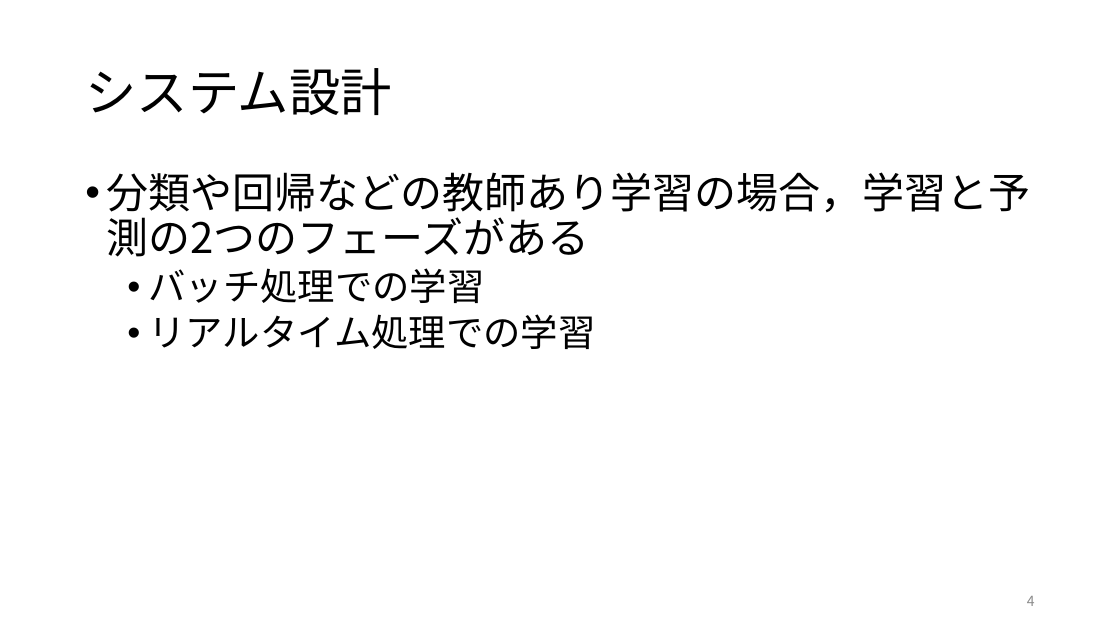
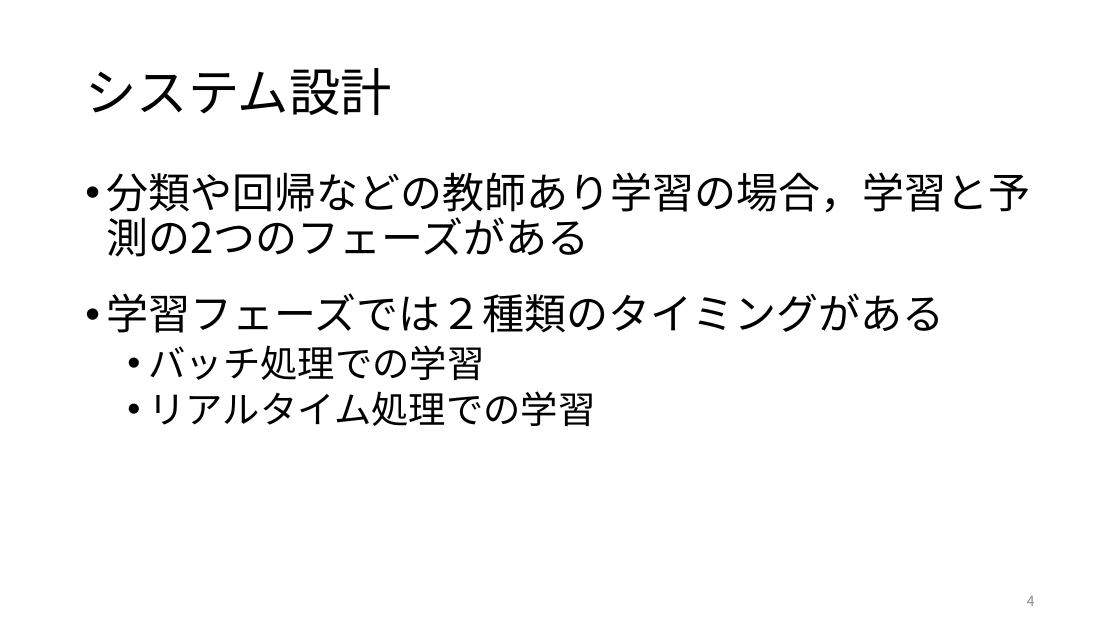
Before and after one commit to ryosuke-ku/Rinko, a slide deck: slide 4 of 仕事ではじめる機械学習第4章.pptx. Drawn at 1120x630 pixels with LibreOffice and Linux fonts; fonts in the diff are those of the drawing. Boxes give left, top, right and bottom in pixels: in the first picture for what was removed or moved away, otherwise in the second. Text is boxed around its words. In the diff, an @@ line names an element or a change of style, - is before the commit and + after.

```diff
--- a/仕事ではじめる機械学習第4章.pptx
+++ b/仕事ではじめる機械学習第4章.pptx
@@ text at box(106, 293, 944, 333): paragraph added @@
+• 学習フェーズでは２種類のタイミングがある
```
Also in this commit, not shown: 5 other slides changed, 3 other files.
